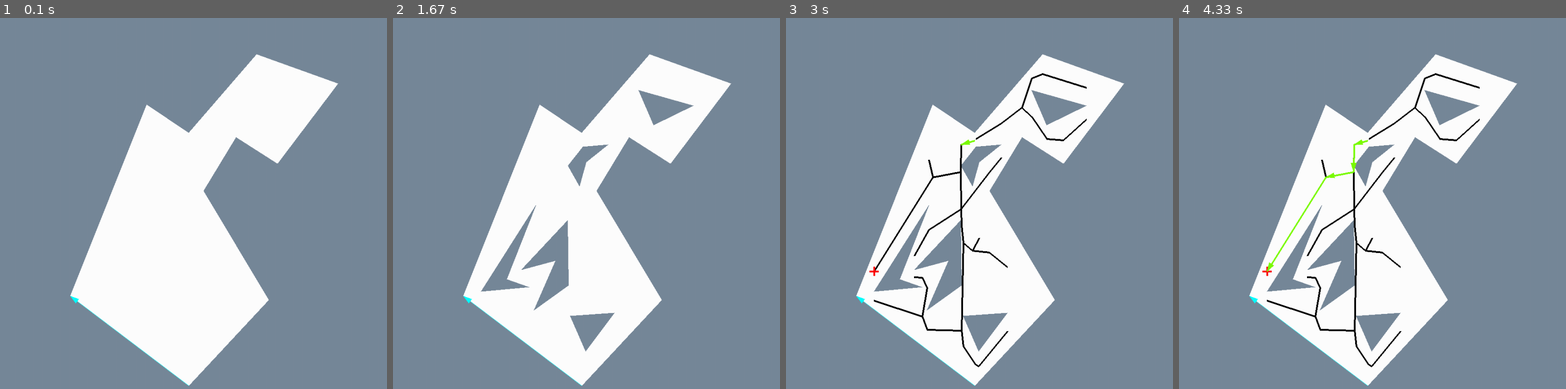
Above: before the commit, frames 1-4 (left to right).
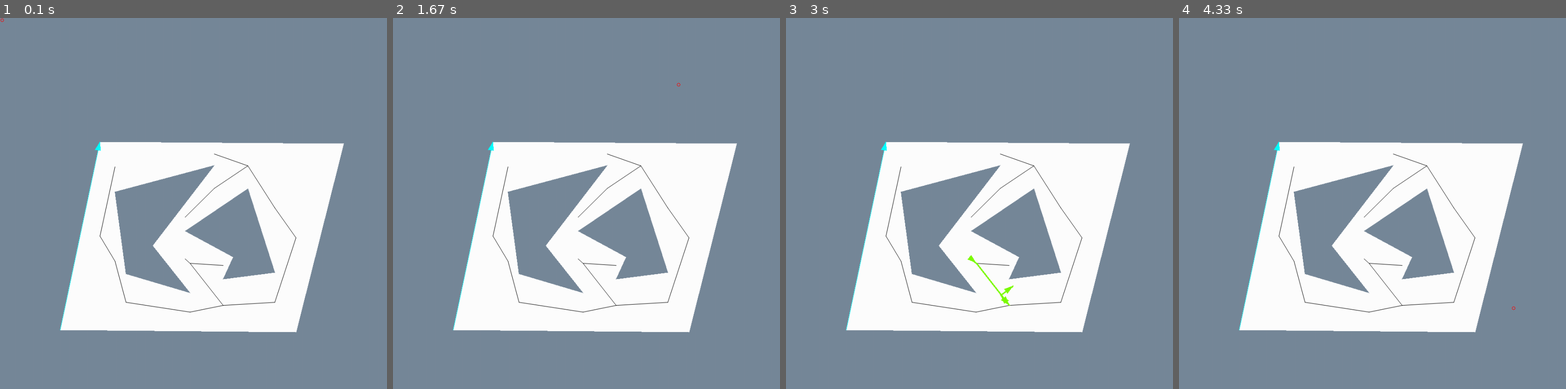
Above: after the commit, the same moments.

Repository: DoYouEvenStackSmash/planning-algorithms-exercises
Game: pygame game, started from src/ch6/vertical-cell-decomposition/vcd.py
Same seed, same stepped clock (60 frames per second), same inputs: the game is played once before the commit and once after it.
Inputs (mouse positions are in pixels of both pictures, inside the frame that each line leads up to):
- Up to frame 1 (0.1 s): no input
- Up to frame 2 (1.67 s): move the mouse to (598, 259) at 0.37 s; move the mouse to (509, 244) at 0.87 s; move the mouse to (679, 84) at 1.22 s
- Up to frame 3 (3 s): move the mouse to (1014, 92) at 1.82 s; move the mouse to (1014, 285) at 2.55 s
- Up to frame 4 (4.33 s): move the mouse to (1511, 307) at 3.42 s

The runs differ from the first frame. In frame 1, 26% of the frame differs, in the area x 0-89%, y 0-100%; in frame 2, 27%; in frame 3, 28%, in the area x 15-89%, y 9-100%; in frame 4, 27%.

Commit message:
added better goal search

Diff:
--- a/src/ch6/vertical-cell-decomposition/aux_functions.py
+++ b/src/ch6/vertical-cell-decomposition/aux_functions.py
@@ -32,25 +32,20 @@
     """
 
     pafn.frame_draw_filled_polygon(screen, bc, pafn.colors[list(pafn.colors)[val]])
-    pygame.display.update()
 
 
 def draw_last_point(screen, point_list):
     pafn.frame_draw_ray(screen, point_list[-1], point_list[0], pafn.colors["cyan"])
-    pygame.display.update()
-    time.sleep(0.5)
 
 def draw_roadmap(screen,pair_list,color=pafn.colors["black"]):
     for p in pair_list:
         pafn.frame_draw_bold_line(screen, (p[0],p[1]), color)
-        pygame.display.update()
-        time.sleep(0.01)
 
 def draw_path(screen, pair_list, color = pafn.colors["lawngreen"]):
     for p in pair_list:
         pafn.frame_draw_ray(screen, p[0],p[1], color,True)
-        pygame.display.update()
-        time.sleep(0.1)
+        # pygame.display.update()
+        # time.sleep(0.1)
 
 def draw_face(screen, dcel, f_id=0):
     """Draws a face on a screen
@@ -72,7 +67,7 @@
     #     time.sleep(0.2)
     pafn.frame_draw_filled_polygon(screen,point_list, pafn.colors["white"])
     draw_last_point(screen, point_list)
-    pygame.display.update()
+    # pygame.display.update()
 
     for idx, ic in enumerate(face.get_interior_component_chains()):
         ic_point_list = chain2points(ic)
--- /dev/null
+++ b/src/ch6/vertical-cell-decomposition/goal_search.py
@@ -0,0 +1,100 @@
+#!/usr/bin/python3
+from vcd import *
+def edge_region_test(edge, pt):
+  a,b,c = cart2complex(pt,edge[0]),cart2complex(pt, edge[1]),cart2complex(edge[1],edge[0])
+  if abs(np.angle(a / c)) < np.pi/2 and abs(np.angle(b / (c * np.exp(1j*np.pi)))) < np.pi / 2:
+    return True
+  return False
+
+def break_edge(edge, pt):
+  a1,a2 = pt
+  a = [edge[1],(a1[0],a2[0])]
+  edge = [edge[0],(a1[0],a2[0])]
+  return a,edge
+
+def get_normal_pt(edge, pt):
+  a,b,c = cart2complex(pt,edge[0]),cart2complex(pt, edge[1]),cart2complex(edge[1],edge[0])
+  h = mag(a)
+  norm = lambda cv: cv / abs(cv)
+  theta = abs(np.angle(a / c))
+  d = h * np.cos(theta)
+  npt = complex2cart(norm(c) * d,edge[0])
+  return npt
+
+def get_nearest_vertex(ol, vpt_list, pt):
+
+  vl = []
+  vset = set()
+  for i,x in enumerate(vpt_list):
+    a = x
+    if a not in vset:
+      vl.append((mfn.euclidean_dist(a,pt),a,i))
+      vset.add(a)
+
+  sortkey = lambda e : e[0]
+  vl = sorted(vl,key=sortkey)
+  vc = 0
+  while vc < len(vl):
+    if not check_valid(ol, pt, vl[vc][1]):
+      vc += 1
+    else:
+      return vl[vc][1]
+
+def get_nearest(ol, edge_list, pt,offt=0):
+  el = []
+  vl = []
+  vset = set()
+  for i,x in enumerate(edge_list):
+    a,b = x[0],x[1]
+    if a not in vset:
+      vl.append((mfn.euclidean_dist(a,pt),a,i))
+      vset.add(a)
+    if b not in vset:
+      vl.append((mfn.euclidean_dist(b,pt),b,i))
+      vset.add(b)
+    if edge_region_test((a,b), pt):
+      el.append((mfn.euclidean_dist(get_normal_pt((a,b),pt),pt),get_normal_pt((a,b),pt),i))
+  sortkey = lambda e : e[0]
+
+  el = sorted(el,key=sortkey)
+  vl = sorted(vl,key=sortkey)
+  edist = float('Inf')
+  vdist = float('Inf')
+  if len(el):
+    edist = el[0][0]
+  vdist = vl[0][0]
+  vc = 0
+  ec = 0
+  while vc < len(vl) or ec < len(el):
+    if vc < len(vl) and vl[vc][0] < edist:
+      if not check_valid(ol, pt, vl[vc][1]):
+        vc += 1
+      else:
+        return vl[vc][1]
+    if vc < len(vl) and edist < vl[vc][0]:
+      if not check_valid(ol, pt,el[ec][1]):
+        ec += 1
+      else:
+        return (el[ec][1][0][0],el[ec][1][1][0])
+      if ec < len(el):
+        edist = el[ec][0]
+      else:
+        edist = float('Inf')
+
+  return None
+
+def check_valid(edge_list, pt, ipt):
+
+    for e in reversed(edge_list):
+        a,b = mfn.car2pol(pt, ipt)
+        if vcd.test_for_intersection(
+            v2pt(edge_vtx(e)),
+            v2pt(get_adj_succ(edge_vtx(e))),
+            pt,
+            a
+        ):
+            if mfn.euclidean_dist(get_normal_pt((v2pt(edge_vtx(e)),v2pt(get_adj_succ(edge_vtx(e)))),pt),pt) >= b:
+                continue
+
+            return False
+    return True
--- a/src/ch6/vertical-cell-decomposition/graph_processing.py
+++ b/src/ch6/vertical-cell-decomposition/graph_processing.py
@@ -81,7 +81,7 @@
     queue = deque()
     vmap = {}
     for p in pair_list:
-        a,b,_ = p
+        a,b = p[0],p[1]
         if a not in vmap:
             vmap[a] = len(vmap)
             vlist.append(Vtx())
--- a/src/ch6/vertical-cell-decomposition/sketchpad.py.py
+++ /dev/null
@@ -1,72 +0,0 @@
-#!/usr/bin/python3
-from vcd import *
-def edge_region_test(edge, pt):
-  a,b,c = cart2complex(pt,edge[0]),cart2complex(pt, edge[1]),cart2complex(edge[1],edge[0])
-  if abs(np.angle(a / c)) < np.pi/2 and abs(np.angle(b / (c * np.exp(1j*np.pi)))) < np.pi / 2:
-    return True
-  return False
-
-def break_edge(edge, pt):
-  a1,a2 = pt
-  a = [edge[1],(a1[0],a2[0])]
-  edge = [edge[0],(a1[0],a2[0])]
-  return a,edge
-
-def get_normal_pt(edge, pt):
-  a,b,c = cart2complex(pt,edge[0]),cart2complex(pt, edge[1]),cart2complex(edge[1],edge[0])
-  h = mag(a)
-  norm = lambda cv: cv / abs(cv)
-  theta = abs(np.angle(a / c))
-  d = h * np.cos(theta)
-  npt = complex2cart(norm(c) * d,edge[0])
-  return npt
-
-# def get_nearest(edge_list, pt):
-#   el = []
-#   vl = []
-#   vset = set()
-#   for a,b in edge_list:
-#     if a not in vset:
-#       vl.append((mfn.euclidean_dist(a,pt),a))
-#       vset.add(a)
-#     if b not in vset:
-#       vl.append((mfn.euclidean_dist(b,pt),b))
-#       vset.add(b)
-#     if edge_region_test((a,b), pt):
-#       el.append((mfn.euclidean_dist((get_normal_pt((a,b)),pt)),(a,b)))
-#   sortkey = lambda e : e[0]
-
-#   el = sorted(el,key=sortkey)
-#   vl = sorted(vl,key=sortkey)
-#   edist = float('Inf')
-#   vdist = float('Inf')
-#   if len(el):
-#     edist = el[0][0]
-#   vdist = vl[0][0]
-#   if vdist < edist:
-#     edge_list.append()
-
-
-def main():
-    pygame.init()
-    screen = pafn.create_display(1000, 1000)
-    pafn.clear_frame(screen)
-    e = [(300,600),(600,700)]
-    pafn.frame_draw_line(screen, e, pafn.colors["white"])
-    pt = (500,200)
-    pafn.frame_draw_cross(screen, pt, pafn.colors["cyan"])
-    if edge_region_test(e,pt):
-      ipt = get_normal_pt(e, pt)
-      pafn.frame_draw_cross(screen, pt, pafn.colors["cyan"])
-      pafn.frame_draw_line(screen, (pt, ipt), pafn.colors["tangerine"])
-      print(ipt)
-      b,e = break_edge(e,ipt)
-      print(b)
-      pafn.frame_draw_bold_line(screen, b, pafn.colors["red"])
-      pafn.frame_draw_bold_line(screen, e, pafn.colors["yellow"])
-    pygame.display.update()
-
-    time.sleep(3)
-
-if __name__ == '__main__':
-  main()
--- a/src/ch6/vertical-cell-decomposition/triangulation.py
+++ /dev/null
@@ -1,204 +0,0 @@
-#!/usr/bin/python3
-import pygame
-import sys
-
-sys.path.append("./support")
-sys.path.append("./DCEL")
-from env_init import *
-
-# from BoundaryVertex import BoundaryVertex
-# from DCEL import *
-
-from render_support import GeometryFxns as gfn
-from render_support import MathFxns as mfn
-from render_support import TransformFxns as tfn
-from render_support import PygameArtFxns as pafn
-from graph_processing import *
-from cell_decomp_support import VerticalCellDecomposition as vcd
-import numpy as np
-import time
-
-# from V import V
-from aux_functions import *
-from test_objects import *
-from collections import deque
-from graph_processing import *
-
-
-def cart2complex(cart_pt, center=(0, 0)):
-    """Transforms a cartesian coordinate into a complex number with a center
-
-    Args:
-        cart_pt (_type_): _description_
-        center (tuple, optional): _description_. Defaults to (0,0).
-
-    Returns:
-        _type_: complex exponential
-    """
-    ox, oy = cart_pt[0] - center[0], cart_pt[1] - center[1]
-    r = np.sqrt(ox**2 + oy**2)
-    theta = np.arctan2(oy, ox)
-    return r * np.exp(1j * theta)
-
-
-def triangulate(screen, dcel):
-    pts = chain2vertex(dcel.construct_global_edge_list())
-    stack = []
-    get_adj_succ = lambda p: p.get_half_edge().get_next_half_edge().get_source_vertex()
-    get_adj_pred = lambda p: p.get_half_edge().get_prev_half_edge().get_source_vertex()
-    v2pt = lambda p: p.get_point_coordinate()
-    get_rank = lambda v: v.rank
-    is_active = (
-        lambda rank, e: min(get_rank(edge_vtx(e)), get_rank(get_adj_succ(edge_vtx(e))))
-        <= rank
-        and max(get_rank(edge_vtx(e)), get_rank(get_adj_succ(edge_vtx(e)))) >= rank
-    )
-    edge_vtx = lambda e: e.get_source_vertex()
-    check_pred_equal = lambda p1, p2: bool(get_rank(get_adj_pred(p1)) == get_rank(p2))
-    check_succ_equal = lambda p1, p2: bool(get_rank(get_adj_succ(p1)) == get_rank(p2))
-    norm = lambda cv: cv / abs(cv)
-    tang = lambda ang: ang * np.exp(1j * np.pi / 2)
-    atang = lambda ang: ang * np.exp(1j * -np.pi / 2)
-    get_rank = lambda v: v.rank
-    # sort the points by x coordinate
-    sortkey = lambda x: x.get_point_coordinate()[0]
-    angles = [np.pi / 2, -np.pi / 2]
-    ranks = set()
-    edge_list = []
-    pts = sorted(pts, key=sortkey)
-    for p in range(len(pts)):
-        pts[p].rank = p + 1
-    vpl = []
-    # visit all points
-    for idx, vtx in enumerate(pts):
-        pt = vtx
-        rank = get_rank(vtx)
-        print(vpl)
-        if len(vpl) > 0:
-            for cp,nop in vpl[-1]:
-
-                print(cp)
-                theta, d = mfn.car2pol(v2pt(pt), nop)
-                if vcd.check_for_free_path(edge_list, v2pt(pt), theta, d):
-                    pafn.frame_draw_line(
-                        screen, (v2pt(pt), nop), pafn.colors["silver"]
-                    )
-            for ranki in range(1, rank-1):
-                theta, d = mfn.car2pol(v2pt(pt), v2pt(pts[ranki]))
-                if vcd.check_for_free_path(edge_list, v2pt(pt), theta, d) and idx > 0:
-                    pafn.frame_draw_line(
-                        screen, (v2pt(pt), v2pt(pts[ranki])), pafn.colors["silver"]
-                    )
-            pygame.display.update()
-        vpl.append([])
-
-
-        # added_ranks.append(get_rank(vtx))
-
-        nxt = get_adj_succ(vtx)
-        prev = get_adj_pred(vtx)
-
-        pt = vtx
-        p1 = cart2complex(v2pt(prev), v2pt(pt))
-        p2 = cart2complex(v2pt(nxt), v2pt(pt))
-
-        # compute bisecting vector
-        bounds = [norm(atang(p1)), norm(tang(p2))]
-        delta = np.mean(bounds)
-
-        # check for valid edges at angles of incidence
-        alist = []
-        for i in range(len(angles)):
-            a = np.exp(1j * angles[i])
-
-            if np.angle(delta / a) < 0 and np.angle(p1 / a) > 0:
-                alist.append(a)
-
-            if np.angle(delta / a) > 0 and np.angle(p2 / a) < 0:
-                alist.append(a)
-
-        # find closest edge intersection for valid angles
-        print(vpl)
-
-        for a in alist:
-            curr_ep = None
-            curr_dist = float("inf")
-
-            # shortcut for searching active edges only
-            for e in reversed(edge_list):
-                if not is_active(rank, e):
-                    continue
-                # test for intersection with an active edge
-                if vcd.test_for_intersection(
-                    v2pt(edge_vtx(e)),
-                    v2pt(get_adj_succ(edge_vtx(e))),
-                    v2pt(pt),
-                    np.angle(a),
-                ):
-                    I = vcd.get_intersection_pt(
-                        v2pt(edge_vtx(e)),
-                        v2pt(get_adj_succ(edge_vtx(e))),
-                        v2pt(pt),
-                        np.angle(a),
-                    )
-                    if mfn.euclidean_dist(I, v2pt(pt)) <= curr_dist:
-                        curr_dist = mfn.euclidean_dist(I, v2pt(pt))
-                        curr_ep = I
-
-            # store the intersection point
-            if curr_ep != None:
-                vpl[-1].append((v2pt(pt), curr_ep))
-                pafn.frame_draw_cross(screen, curr_ep, pafn.colors["magenta"])
-                pt = vtx
-        print(vpl)
-        if len(vpl) > 0:
-            for cp,nop in vpl[-1]:
-
-                print(cp)
-                theta, d = mfn.car2pol(v2pt(pt), nop)
-                if vcd.check_for_free_path(edge_list, v2pt(pt), theta, d):
-                    pafn.frame_draw_line(
-                        screen, (v2pt(pt), nop), pafn.colors["silver"]
-                    )
-            theta, d = mfn.car2pol(v2pt(pt), v2pt(pts[idx - 1]))
-            if idx > 0 and vcd.check_for_free_path(edge_list, v2pt(pt), theta, d):
-
-                pafn.frame_draw_line(
-                    screen, (v2pt(pt), v2pt(pts[idx - 1])), pafn.colors["silver"]
-                )
-            pygame.display.update()
-        # add new active edges
-        if is_active(rank, vtx.get_half_edge()) and vtx.rank not in ranks:
-            ranks.add(get_rank(vtx))
-            edge_list.append(vtx.get_half_edge())
-        if get_adj_succ(vtx).rank > rank and get_adj_succ(vtx).rank not in ranks:
-            ranks.add(get_adj_succ(vtx).rank)
-            edge_list.append(get_adj_succ(vtx).get_half_edge())
-        if get_adj_pred(vtx).rank > rank and get_adj_pred(vtx).rank not in ranks:
-            ranks.add(get_adj_pred(vtx).rank)
-            edge_list.append(get_adj_pred(vtx).get_half_edge())
-
-        pygame.display.update()
-
-    # return vpl
-    # pyga
-    # for diag in diags:
-    #     pafn.frame_draw_line(screen, [v2pt(d) for d in diag], pafn.colors["tangerine"])
-    #     pygame.display.update()
-    #     time.sleep(0.5)
-    time.sleep(5)
-
-
-def main():
-    pygame.init()
-    screen = pafn.create_display(1000, 1000)
-    pafn.clear_frame(screen)
-
-    ID, dcel = textbook_obj()
-    draw_face(screen, dcel, ID)
-    pygame.display.update()
-    triangulate(screen, dcel)
-
-
-if __name__ == "__main__":
-    main()
--- a/src/ch6/vertical-cell-decomposition/vcd.py
+++ b/src/ch6/vertical-cell-decomposition/vcd.py
@@ -17,6 +17,7 @@
 from cell_decomp_support import VerticalCellDecomposition as vcd
 import numpy as np
 import time
+from goal_search import *
 
 # from V import V
 from aux_functions import *
@@ -28,7 +29,19 @@
 xval = lambda m, p: 0 if abs(m) < THRES else m * np.cos(p)
 yval = lambda m, p: 0 if abs(m) < THRES else m * np.sin(p)
 mag = lambda complex_val: np.sqrt(complex_val.real**2 + complex_val.imag**2)
-
+get_adj_succ = lambda p: p.get_half_edge().get_next_half_edge().get_source_vertex()
+get_adj_pred = lambda p: p.get_half_edge().get_prev_half_edge().get_source_vertex()
+v2pt = lambda p: p.get_point_coordinate()
+get_rank = lambda v: v.rank
+is_active = (
+    lambda rank, e: min(get_rank(edge_vtx(e)), get_rank(get_adj_succ(edge_vtx(e))))
+    <= rank
+    and max(get_rank(edge_vtx(e)), get_rank(get_adj_succ(edge_vtx(e)))) >= rank
+)
+edge_vtx = lambda e: e.get_source_vertex()
+norm = lambda cv: cv / abs(cv)
+tang = lambda ang: ang * np.exp(1j * np.pi / 2)
+atang = lambda ang: ang * np.exp(1j * -np.pi / 2)
 
 def phase(complex_val):
     checkfxn = lambda x: [0 if abs(x) < THRES else x]
@@ -78,19 +91,7 @@
 def vertical_edge_loop(screen, dcel,VERBOSE=False):
     # #
 
-    get_adj_succ = lambda p: p.get_half_edge().get_next_half_edge().get_source_vertex()
-    get_adj_pred = lambda p: p.get_half_edge().get_prev_half_edge().get_source_vertex()
-    v2pt = lambda p: p.get_point_coordinate()
-    get_rank = lambda v: v.rank
-    is_active = (
-        lambda rank, e: min(get_rank(edge_vtx(e)), get_rank(get_adj_succ(edge_vtx(e))))
-        <= rank
-        and max(get_rank(edge_vtx(e)), get_rank(get_adj_succ(edge_vtx(e)))) >= rank
-    )
-    edge_vtx = lambda e: e.get_source_vertex()
-    norm = lambda cv: cv / abs(cv)
-    tang = lambda ang: ang * np.exp(1j * np.pi / 2)
-    atang = lambda ang: ang * np.exp(1j * -np.pi / 2)
+
     # initialize things
     vpl = []
     pts = chain2vertex(dcel.construct_global_edge_list())
@@ -212,43 +213,65 @@
 
     return pair_list
 
-
-def compute_spanning_roadmap(DCEL,screen=None):
-    vpl = vertical_edge_loop(screen, dcel)
-    pl = refine_roadmap(dcel, vpl)
-
-
 def main():
     pygame.init()
     screen = pafn.create_display(1000, 1000)
     pafn.clear_frame(screen)
 
-    ID, dcel = test_obj_1()
+    ID, dcel = textbook_obj()
 
     draw_face(screen, dcel, ID)
     pygame.display.update()
-    time.sleep(2)
+    # time.sleep(2)
     vpl = vertical_edge_loop(screen, dcel)
     # pl = vpl
     pl = refine_roadmap(dcel, vpl)
+    obstacle_set = dcel.construct_global_edge_list()
+    draw_face(screen, dcel,ID)
     draw_roadmap(screen, pl)
 
     keyval = lambda e: e[0]
-
-    print(len(pl))
-    print(len(vpl))
-
     el = build_inverted_tree(pl, pl[0][0])
-
+    last = None
+    vpls = set()
+    for e in el:
+        for v in e:
+            vpls.add(v)
+    vol = list(vpls)
     s,e =  pl[0][0],pl[len(pl)-1][0]
-
-    el = get_path(el,s,e)
-    pafn.frame_draw_cross(screen, s, pafn.colors["white"])
-    pafn.frame_draw_cross(screen, e, pafn.colors["red"])
-    draw_path(screen, el)
-
-    pygame.display.update()
-    time.sleep(5)
+    ol = dcel.construct_global_edge_list()
+
+    while 1:
+      for event in pygame.event.get():
+        if event.type == pygame.MOUSEBUTTONDOWN:
+            sys.exit()
+        e = tuple(pygame.mouse.get_pos())
+        if e == last:
+            continue
+        last = e
+        pafn.clear_frame(screen)
+        draw_face(screen, dcel,ID)
+
+        pafn.frame_draw_cross(screen, s, pafn.colors["white"])
+
+        for ed in el:
+              pafn.frame_draw_line(screen, ed, pafn.colors["black"])
+        e2 = get_nearest(ol,pl,e)
+        if e2 == None:
+            pafn.frame_draw_dot(screen, e, pafn.colors["red"],True)
+            pygame.display.update()
+            continue
+        vpt = get_nearest_vertex(ol, vol, e2)
+        pl.append((e2, vpt))
+        pl.append((e, e2))
+        ex = build_inverted_tree(pl, s)
+        ep = get_path(ex, s, e)
+        draw_path(screen,ep,pafn.colors["lawngreen"])
+
+        pl.pop(-1)
+        pl.pop(-1)
+        pygame.display.update()
+
 
 
 if __name__ == "__main__":
